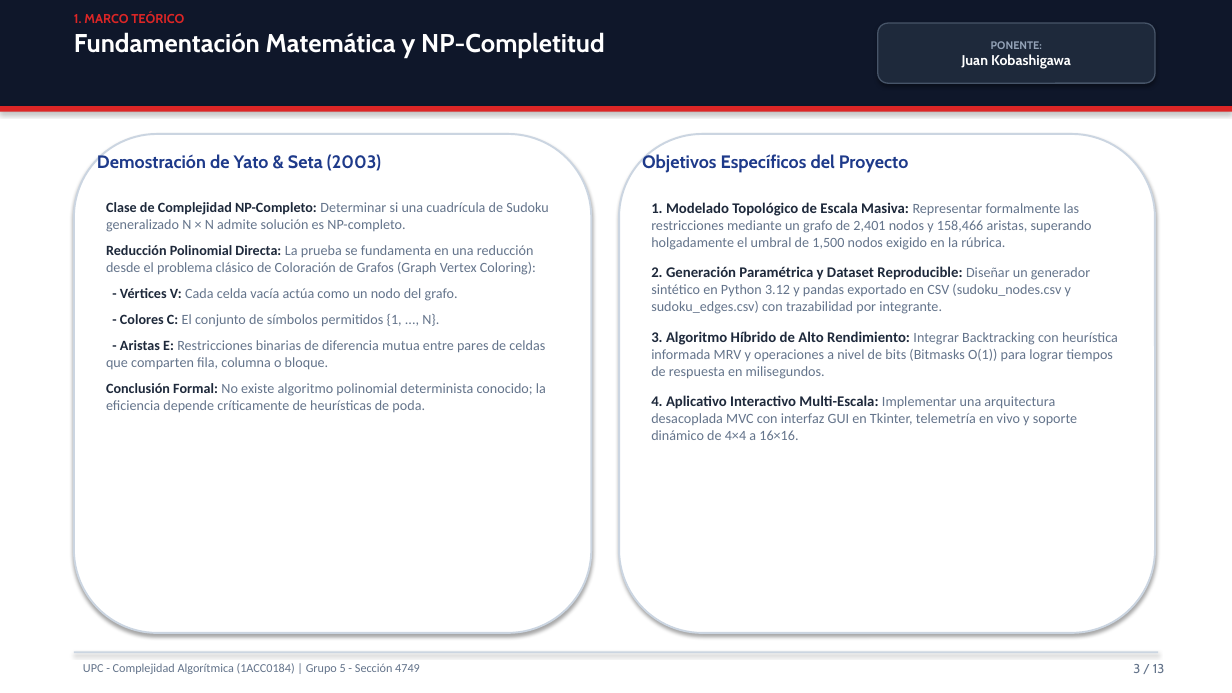
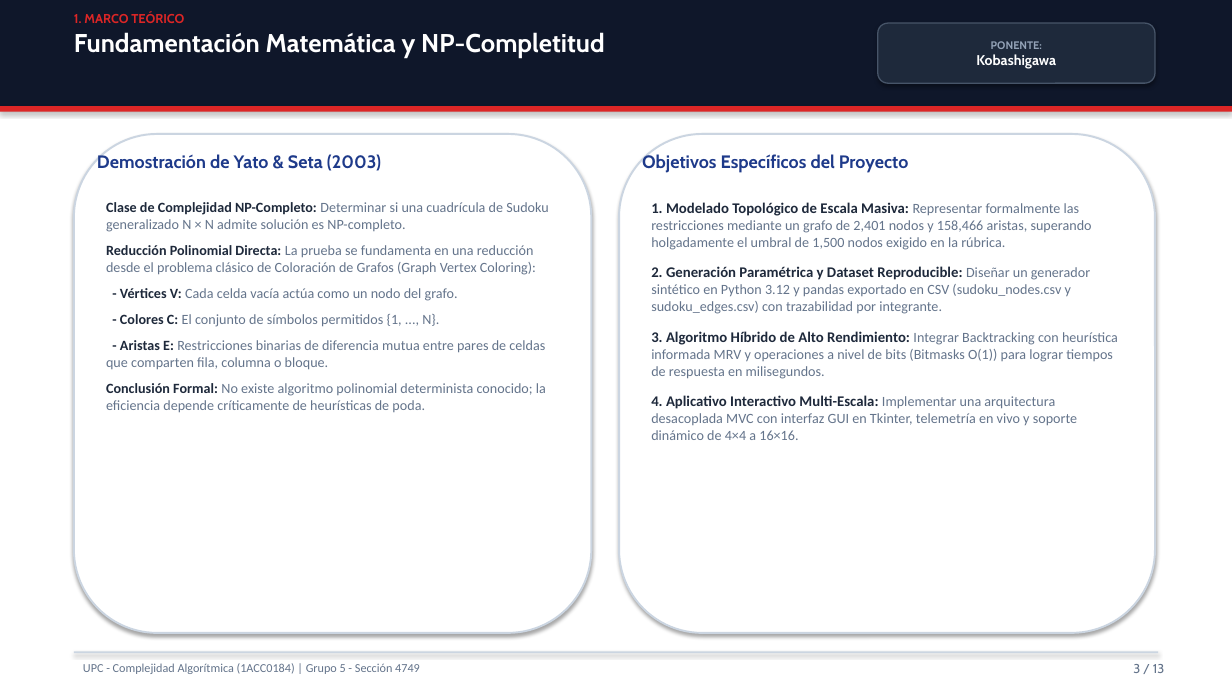
Before and after one commit to upc-pre-202610-1acc0184-4749-grupo-6/busqueda-rutas-app, a slide deck: slide 3 of report/Exposicion_TB2_Complejidad_Algoritmica_Grupo5.pptx. Drawn at 1232x693 pixels with LibreOffice and Linux fonts; fonts in the diff are those of the drawing. Boxes give left, top, right and bottom in pixels: in the first picture for what was removed or moved away, otherwise in the second. Text is boxed around its words. In the diff, an @@ line names an element or a change of style, - is before the commit and + after.

```diff
--- a/report/Exposicion_TB2_Complejidad_Algoritmica_Grupo5.pptx
+++ b/report/Exposicion_TB2_Complejidad_Algoritmica_Grupo5.pptx
@@ text in rounded rectangle at [976, 54, 1056, 69]: text changed @@
-Juan Kobashigawa
+Kobashigawa
```
Also in this commit, not shown: 11 other slides changed, 4 other files.
